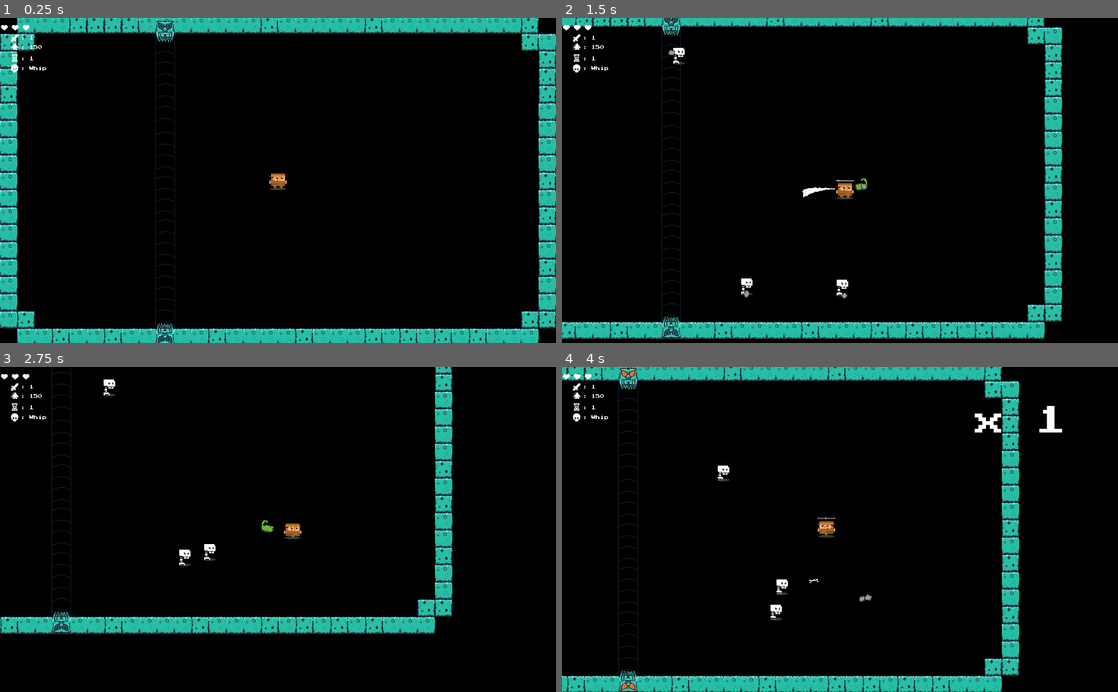
Above: before the commit, frames 1-4 (two rows, left to right).
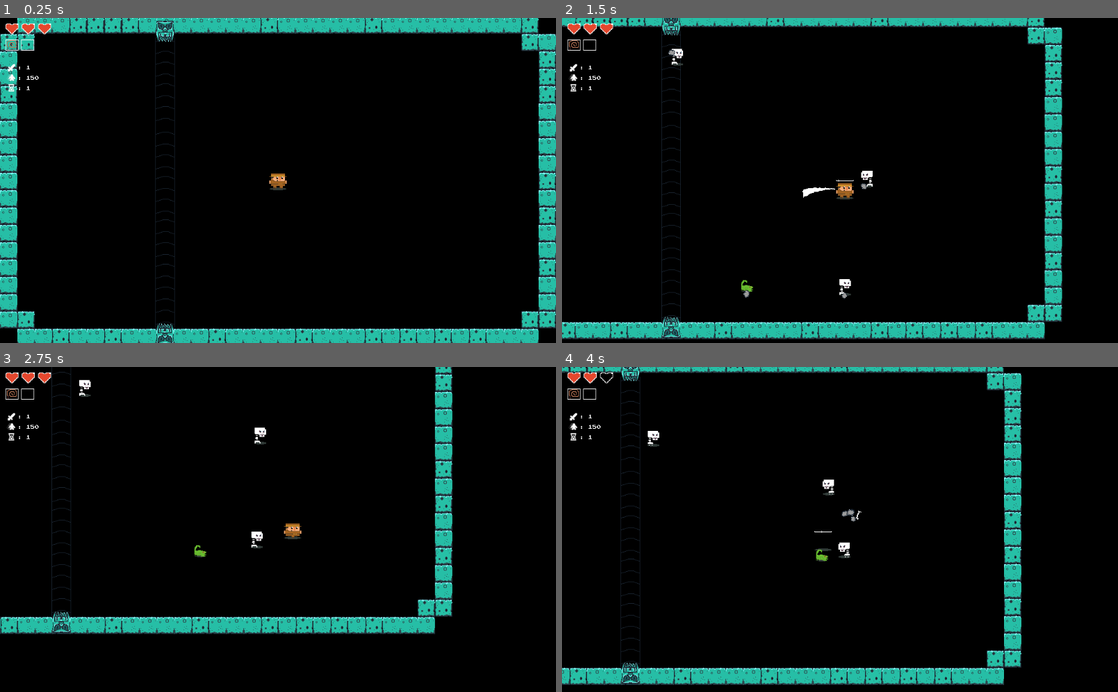
Above: after the commit, the same moments.

Repository: mcerdeira/curse-of-the-rogue
Game: Godot game, scene res://scenes/Main.tscn
Two runs of this game, one before a commit and one after it. Both use one fixed random seed, a clock stepped at 60 frames per second and the inputs below.
Inputs (mouse positions are in pixels of both pictures, inside the frame that each line leads up to):
- Up to frame 1 (0.25 s): no input
- Up to frame 2 (1.5 s): move the mouse to (962, 164) at 0.52 s; hold D (right) 0.53-1.28 s; hold Right mouse button (action2) 0.53-1.28 s; move the mouse to (728, 196) at 1.27 s; hold S (down) from 1.28 s (still down); click (728, 196) at 1.35 s
- Up to frame 3 (2.75 s): right-click (166, 545) at 1.55 s; move the mouse to (333, 458) at 2.02 s; release S (down) at 2.03 s; hold D (right) from 2.03 s (still down); hold Right mouse button (action2) from 2.03 s (still down)
- Up to frame 4 (4 s): move the mouse to (812, 594) at 2.77 s; release D (right) at 2.78 s; release Right mouse button (action2) at 2.78 s; hold W (up) 2.78-3.53 s; right-click (812, 594) at 2.85 s; move the mouse to (1006, 578) at 3.52 s; press the mouse at (1006, 578) at 3.53 s; hold A (left) from 3.53 s (still down); right-click (1006, 578) at 3.8 s

The runs differ from the first frame. In frame 1, 0.5% of the frame differs, in the area x 0-10%, y 1-23%; in frame 2, 0.8%; in frame 3, 1.1%; in frame 4, 12%, in the area x 0-90%, y 0-100%.

Commit message:
Mejoras en HUD y algunos enemigos

Diff:
--- a/src/scenes/Enemy.gd
+++ b/src/scenes/Enemy.gd
@@ -21,6 +21,7 @@
 var stop_moving = 0
 var spawner = null
 var chase_player = true
+var flying = false
 
 func _ready():
 	$shadow.visible = false
@@ -62,7 +63,7 @@
 	if Global.GAME_OVER:
 		if dead:
 			die()
-		$sprite.playing = false
+		$sprite.playing = flying
 		return
 
 	if speed < speed_total:
@@ -136,6 +137,7 @@
 		life = 1
 		dmg = 1
 		chase_player = true
+		flying = true
 
 	if enemy_type == "scorpion":
 		shoot_ttl_total = 0
@@ -146,6 +148,7 @@
 		life = 1
 		dmg = 1
 		chase_player = true
+		flying = false
 
 	elif enemy_type == "skeleton":
 		shoot_ttl_total = Global.pick_random([5, 3, 2])
@@ -156,12 +159,14 @@
 		life = 2
 		dmg = 2
 		chase_player = Global.pick_random([true, false])
+		flying = false
 
 func hit(origin, dmg, from):
 	if !iamasign:
 		life -= dmg
 		hit_ttl = hit_ttl_total
-		impulse = (origin.position - self.position).normalized()
+		if origin:
+			impulse = (origin.position - self.position).normalized()
 		if life <= 0:
 			if from == "player":
 				Global.add_combo()
--- a/src/scenes/HUD.gd
+++ b/src/scenes/HUD.gd
@@ -9,11 +9,15 @@
 	$game_over.visible = false
 
 func _draw():
-	for i in range(Global.health):
-		draw_texture(full_hearts, to_local(Vector2(20 * i, 10)))
+	var w = 30
+	for i in range(Global.health_total):
+		if Global.health > i:
+			draw_texture(full_hearts, to_local(Vector2(10 + (w * i), 10)))
+		else:
+			draw_texture(empty_hearts, to_local(Vector2(10 + (w * i), 10)))
 
 	for i in range(Global.shield):
-		draw_texture(shield_hearts, to_local(Vector2(20 * (Global.health + i), 10)))
+		draw_texture(shield_hearts, to_local(Vector2(w * (Global.health + i), 10)))
 
 func update_health():
 	update()
@@ -37,8 +41,8 @@
 	else:
 		$combo.text = ""
 
-	$hud_weapon.text = str(space) + Global.primary_wheapon
-
+	$primary_weapon.animation = Global.primary_weapon
+	$secondary_weapon.animation = Global.secondary_weapon
 	$hud_speed.text =  str(space) + str(Global.speed)
 	$hud_attack.text = str(space) + str(Global.attack)
 	$hud_melee_speed.text = str(space) + str(Global.attack_rate)
--- a/src/scenes/Main.tscn
+++ b/src/scenes/Main.tscn
@@ -1,17 +1,20 @@
-[gd_scene load_steps=16 format=2]
+[gd_scene load_steps=20 format=2]
 
 [ext_resource path="res://scenes/Player.tscn" type="PackedScene" id=1]
 [ext_resource path="res://scenes/Wall.tscn" type="PackedScene" id=2]
 [ext_resource path="res://fonts/prstartk.ttf" type="DynamicFontData" id=3]
 [ext_resource path="res://scenes/EnemySpawn.tscn" type="PackedScene" id=4]
 [ext_resource path="res://scenes/HUD.gd" type="Script" id=5]
-[ext_resource path="res://sprites/suit_hearts.png" type="Texture" id=6]
+[ext_resource path="res://sprites/suit_hearts3.png" type="Texture" id=6]
 [ext_resource path="res://sprites/sword.png" type="Texture" id=7]
 [ext_resource path="res://sprites/hourglass.png" type="Texture" id=8]
 [ext_resource path="res://sprites/character_place.png.png" type="Texture" id=9]
-[ext_resource path="res://sprites/skull.png" type="Texture" id=10]
+[ext_resource path="res://sprites/whip_item.png" type="Texture" id=10]
 [ext_resource path="res://scenes/MegaRay.tscn" type="PackedScene" id=11]
 [ext_resource path="res://scenes/MegaRayH.tscn" type="PackedScene" id=12]
+[ext_resource path="res://sprites/suit_hearts2.png" type="Texture" id=13]
+[ext_resource path="res://sprites/suit_hearts1.png" type="Texture" id=14]
+[ext_resource path="res://sprites/empty_item.png" type="Texture" id=15]
 
 [sub_resource type="DynamicFont" id=1]
 size = 8
@@ -25,19 +28,34 @@
 size = 56
 font_data = ExtResource( 3 )
 
+[sub_resource type="SpriteFrames" id=4]
+animations = [ {
+"frames": [ ExtResource( 15 ) ],
+"loop": true,
+"name": "Empty",
+"speed": 5.0
+}, {
+"frames": [ ExtResource( 10 ) ],
+"loop": true,
+"name": "Whip",
+"speed": 5.0
+} ]
+
 [node name="Main" type="Node2D"]
 
 [node name="CanvasLayer" type="CanvasLayer" parent="."]
 
 [node name="HUD" type="Node2D" parent="CanvasLayer"]
-position = Vector2( -18, 29 )
 script = ExtResource( 5 )
-full_hearts = ExtResource( 6 )
+full_hearts = ExtResource( 14 )
+empty_hearts = ExtResource( 13 )
+shield_hearts = ExtResource( 6 )
 
 [node name="hud_attack" type="Label" parent="CanvasLayer/HUD"]
-margin_top = 4.0
-margin_right = 96.0
-margin_bottom = 12.0
+margin_left = -24.0
+margin_top = 88.0
+margin_right = 72.0
+margin_bottom = 96.0
 custom_fonts/font = SubResource( 1 )
 text = "       : "
 
@@ -46,9 +64,10 @@
 texture = ExtResource( 7 )
 
 [node name="hud_speed" type="Label" parent="CanvasLayer/HUD"]
-margin_top = 21.0
-margin_right = 96.0
-margin_bottom = 29.0
+margin_left = -24.0
+margin_top = 107.0
+margin_right = 72.0
+margin_bottom = 115.0
 custom_fonts/font = SubResource( 1 )
 text = "       : "
 
@@ -57,26 +76,16 @@
 texture = ExtResource( 9 )
 
 [node name="hud_melee_speed" type="Label" parent="CanvasLayer/HUD"]
-margin_top = 42.0
-margin_right = 96.0
-margin_bottom = 50.0
+margin_left = -24.0
+margin_top = 126.0
+margin_right = 72.0
+margin_bottom = 134.0
 custom_fonts/font = SubResource( 1 )
 text = "       :"
 
 [node name="Hourglass" type="Sprite" parent="CanvasLayer/HUD/hud_melee_speed"]
 position = Vector2( 45, 3 )
 texture = ExtResource( 8 )
-
-[node name="hud_weapon" type="Label" parent="CanvasLayer/HUD"]
-margin_top = 60.0
-margin_right = 96.0
-margin_bottom = 68.0
-custom_fonts/font = SubResource( 1 )
-text = "       :"
-
-[node name="Skull" type="Sprite" parent="CanvasLayer/HUD/hud_weapon"]
-position = Vector2( 45, 4 )
-texture = ExtResource( 10 )
 
 [node name="game_over" type="Label" parent="CanvasLayer/HUD"]
 margin_left = 386.0
@@ -93,6 +102,18 @@
 margin_bottom = 107.0
 custom_fonts/font = SubResource( 3 )
 
+[node name="primary_weapon" type="AnimatedSprite" parent="CanvasLayer/HUD"]
+position = Vector2( 10, 40 )
+frames = SubResource( 4 )
+animation = "Empty"
+centered = false
+
+[node name="secondary_weapon" type="AnimatedSprite" parent="CanvasLayer/HUD"]
+position = Vector2( 39, 40 )
+frames = SubResource( 4 )
+animation = "Empty"
+centered = false
+
 [node name="Walls" parent="." instance=ExtResource( 2 )]
 
 [node name="MegaRay" parent="." instance=ExtResource( 11 )]
--- a/src/scenes/MegaRay.gd
+++ b/src/scenes/MegaRay.gd
@@ -13,7 +13,7 @@
 	if !Global.pick_random([false, false, true]):
 		queue_free()
 	else:
-		shoot_delay_total = Global.pick_random([5, 8, 10])
+		shoot_delay_total = 8
 		shoot_delay = shoot_delay_total
 		area_on(false)
 
@@ -47,4 +47,5 @@
 
 func _on_area_area_entered(area):
 	if area.is_in_group("enemies"):
-		area.get_parent().hit(get_parent(), dmg, "megaray")
+		if !area.get_parent().flying:
+			area.get_parent().hit(null, dmg, "megaray")
--- a/src/scenes/Player.gd
+++ b/src/scenes/Player.gd
@@ -1,7 +1,8 @@
 extends KinematicBody2D
 var movement = Vector2.ZERO
-var shield = 2
-var health = 3
+var shield = 0
+var health_total = 3
+var health = health_total
 var speed = 150
 var melee_rate_total = 1
 var melee_rate = 0
@@ -14,8 +15,8 @@
 var inv_togg = 0
 var whip_inst = null
 var whip = preload("res://scenes/Whip.tscn")
-var primary_wheapon = "Whip"
-var secondary_wheapon = ""
+var primary_weapon = "Whip"
+var secondary_weapon = "Empty"
 var impulse = null
 var dead = false
 
@@ -36,6 +37,9 @@
 			shield = 0
 			dmg -= shield
 
+		Global.combo_time = 0
+		Global.current_combo = 0
+
 		health -= dmg
 		var HUD = get_node("../CanvasLayer/HUD")
 		HUD.update_health()
@@ -46,12 +50,14 @@
 	Global.GAME_OVER = true
 
 func _physics_process(delta):
-	Global.primary_wheapon = primary_wheapon
+	Global.primary_weapon = primary_weapon
+	Global.secondary_weapon = secondary_weapon
 	Global.attack_rate = melee_rate_total
 	Global.attack = attack
 	Global.speed = speed
 	Global.health = health
 	Global.shield = shield
+	Global.health_total = health_total
 
 	if dead:
 		return
@@ -96,6 +102,9 @@
 
 	movement = Vector2.ZERO
 
+	if action2:
+		pass
+
 	if action1 and melee_rate <= 0:
 		if !is_instance_valid(whip_inst):
 			melee_rate = melee_rate_total
--- a/src/scripts/Global.gd
+++ b/src/scripts/Global.gd
@@ -14,10 +14,12 @@
 var combo_time = 0
 var combo_time_total = 2.3
 
-var primary_wheapon = ""
+var primary_weapon = ""
+var secondary_weapon = ""
 var attack_rate = 0
 var attack = 0
 var speed = 0
+var health_total = 0
 var health = 0
 var shield = 0
 
@@ -54,6 +56,25 @@
 	}
 }
 
+func _ready():
+	initialize()
+
+func initialize():
+	GAME_OVER = false
+
+	current_combo = 0
+	combo_time = 0
+	combo_time_total = 2.3
+
+	primary_weapon = ""
+	secondary_weapon = ""
+	attack_rate = 0
+	attack = 0
+	speed = 0
+	health_total = 0
+	health = 0
+	shield = 0
+
 func sustain():
 	combo_time = 0.5
 
@@ -77,6 +98,7 @@
 	if event.is_action_pressed("toggle_fullscreen"):
 		OS.window_fullscreen = !OS.window_fullscreen
 	if event.is_action_pressed("restart_game"):
+		initialize()
 		get_tree().reload_current_scene()
 	if event.is_action_pressed("quit_game"):
 		get_tree().quit()
Binary file added: src/sprites/empty_item.png
Not shown, added: src/sprites/empty_item.png.import
Binary file removed: src/sprites/suit_hearts.png
Binary file added: src/sprites/suit_hearts1.png
Not shown, added: src/sprites/suit_hearts1.png.import
Binary file added: src/sprites/suit_hearts2.png
Not shown, changed: src/sprites/suit_hearts2.png.import
Binary file added: src/sprites/suit_hearts3.png
Not shown, added: src/sprites/suit_hearts3.png.import
Binary file added: src/sprites/whip_item.png
Not shown, added: src/sprites/whip_item.png.import
